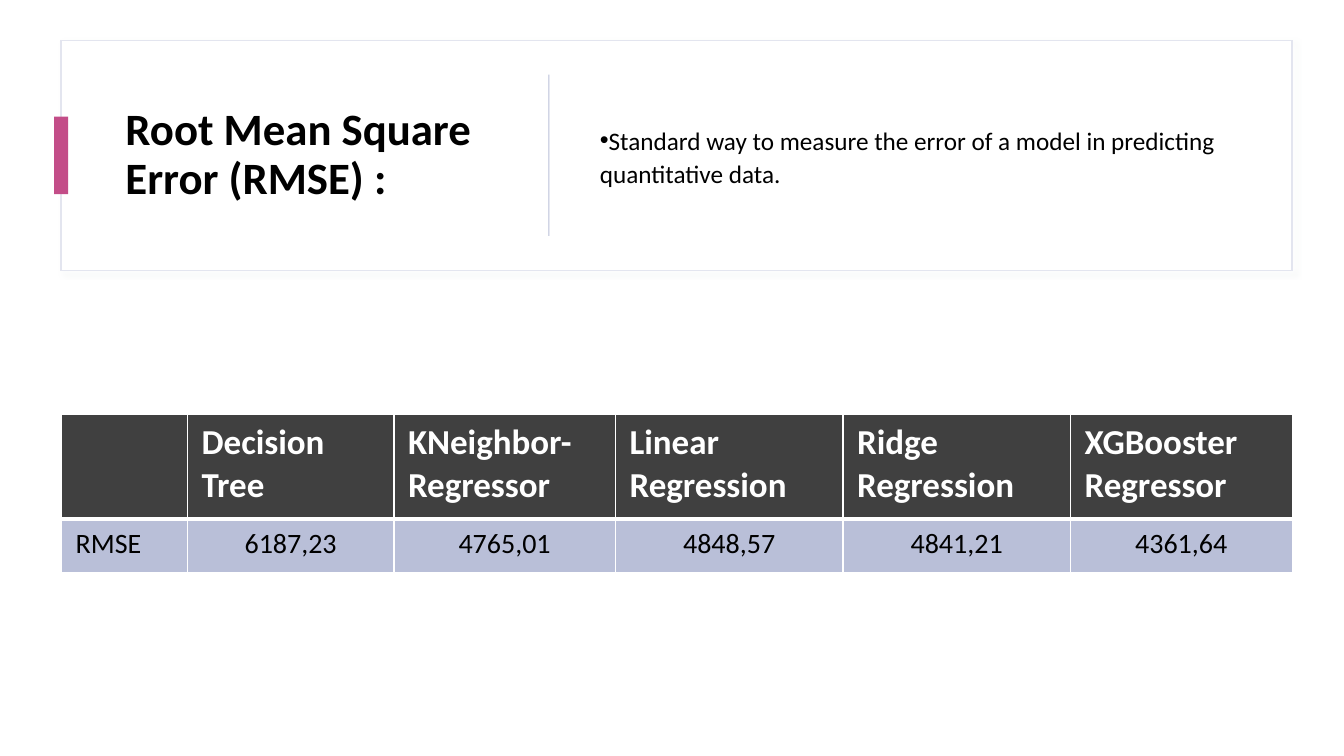
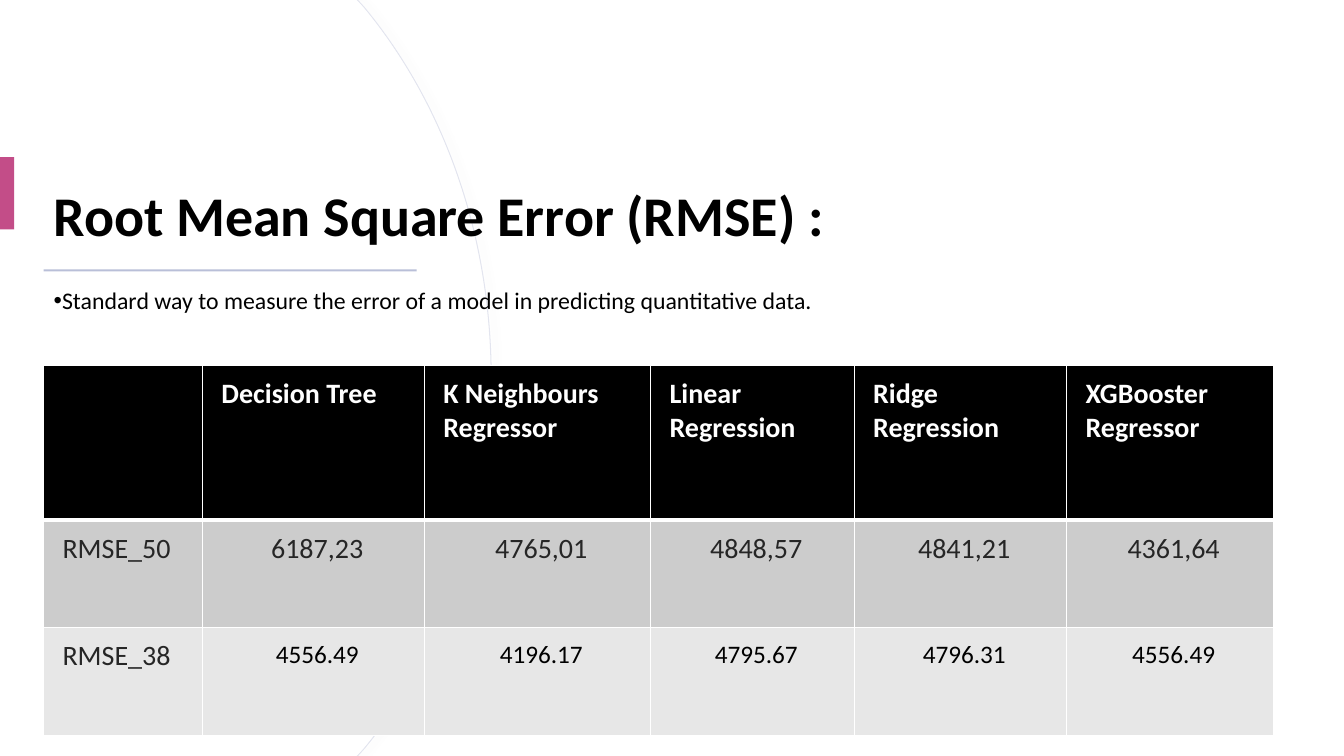
Before and after one commit to kmsekgothe/load-shortfall-regression-predict-api, a slide deck: slide 16 of Team 14 .pptx (slide 15 before the commit). Drawn at 1344x756 pixels with LibreOffice and Linux fonts; fonts in the diff are those of the drawing. Boxes give left, top, right and bottom in pixels: in the first picture for what was removed or moved away, otherwise in the second. Text is boxed around its words. In the diff, an @@ line names an element or a change of style, - is before the commit and + after.

```diff
--- a/Team 14 .pptx
+++ b/Team 14 .pptx
@@ freeform shape added at [0,0,491,756], fill #FFFFFF, outline #E3E5EF 0.75 pt @@
@@ freeform shape added at [0,0,490,756], fill #FFFFFF @@
@@ rectangle removed at [62,40,1293,270] @@
@@ rectangle removed at [549,75,550,236] @@
@@ title "Root Mean Square Error (RMSE) ...": place and size @@
-title "Root Mean Square Error (RMSE) ..." at [125,115,471,201]
+title "Root Mean Square Error (RMSE) ..." at [54,194,796,245]
@@ title "Root Mean Square Error (RMSE) ..." at [54,194,796,245]: size 32 to 40 pt @@
@@ rectangle: place and size @@
-rectangle at [54,117,69,195]
+rectangle at [0,157,14,230]
@@ rectangle added at [43,269,416,271], fill #B9BFD8 @@
@@ text "Standard way to measure the ...": place and size @@
-text "Standard way to measure the ..." at [600,132,1214,187]
+text "Standard way to measure the ..." at [62,292,812,313]
@@ text "Standard way to measure the ..." at [62,292,812,313]: size 18 to 17 pt; vertical alignment middle to top @@
@@ table at [43,366,1274,736] @@
-row 1:  | Decision Tree | KNeighbor- Regressor | Linear Regression | Ridge Regression | XGBooster Regressor
-row 2: RMSE | 6187,23 | 4765,01 | 4848,57 | 4841,21 | 4361,64
+row 1:  | Decision Tree | K Neighbours Regressor | Linear Regression | Ridge Regression | XGBooster Regressor
+row 2: RMSE_50 | 6187,23 | 4765,01 | 4848,57 | 4841,21 | 4361,64
+row 3: RMSE_38 | 4556.49 | 4196.17 | 4795.67 | 4796.31 | 4556.49
@@ table: place and size @@
-table at [62,414,1294,572]
+table at [43,366,1274,736]
```
Also in this commit, not shown: 17 other slides changed, 2 slides added, 2 slides removed.
